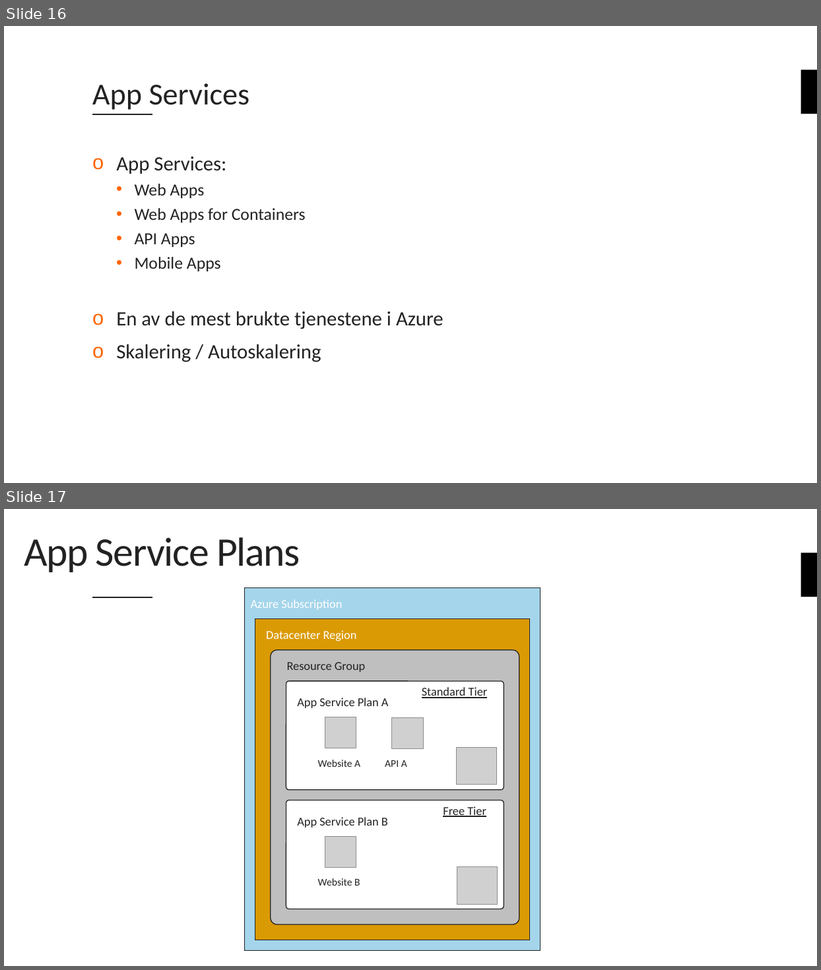
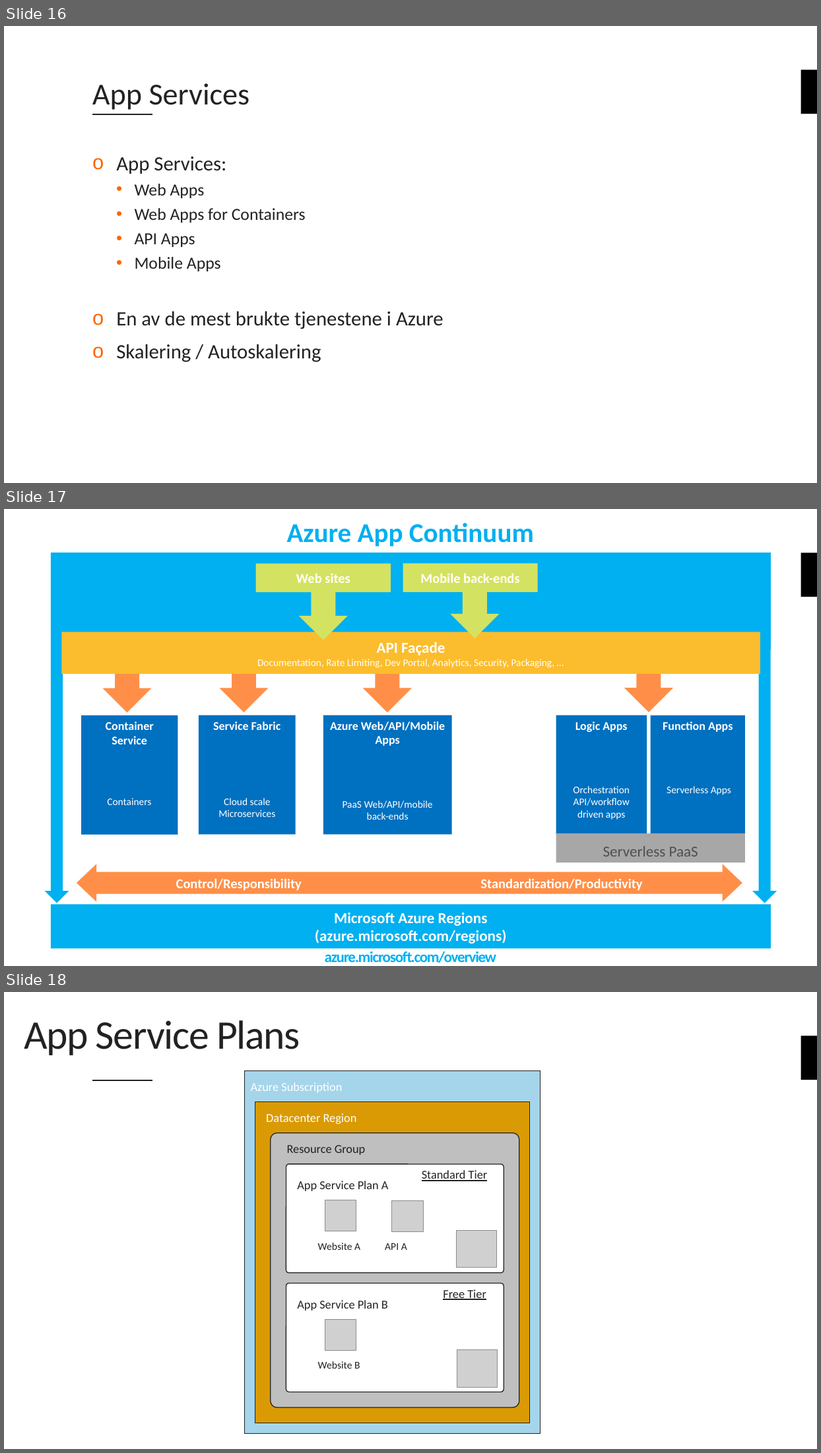
Before and after one commit to bouvet/azure-workshops, a slide deck: Workshop_1/Presentation/Azureskolen-Workshop#1.pptx. Shown one above the other, each under a label of ours: slides 16 and 17 before the commit, slides 16, 17 and 18 after it. The pictures are 821x970 and 821x1453 pixels, drawn with LibreOffice and Linux fonts; fonts in the diff are those of the drawing; grey boxes stand for pictures; background and template pictures are left out. Boxes give left, top, right and bottom in pixels: in the first picture for what was removed or moved away, otherwise in the second. Text is boxed around its words. In the diff, an @@ line names an element or a change of style, - is before the commit and + after.

```diff
--- a/Workshop_1/Presentation/Azureskolen-Workshop#1.pptx
+++ b/Workshop_1/Presentation/Azureskolen-Workshop#1.pptx
@@ slide 17 added at [4, 509, 817, 966], background #FFFFFF; not listed: 1 template element that a slide beside it also shows @@
@@ text added at [287, 523, 534, 547], 32 pt, text #00B0F0, bold @@
+Azure App Continuum
@@ rectangle added at [51, 553, 772, 650], fill #00B0F0 @@
@@ rectangle added at [256, 563, 391, 592], fill #D4E262, 16 pt, text #FFFFFF, bold @@
+Web sites
@@ rectangle added at [403, 563, 538, 592], fill #D4E262, 16 pt, text #FFFFFF, bold @@
+Mobile back-ends
@@ down arrow added at [451, 586, 499, 638], fill #D4E262 @@
@@ down arrow added at [299, 588, 348, 640], fill #D4E262 @@
@@ rectangle added at [62, 632, 761, 674], fill #FBBD2D, 12 pt, text #FFFFFF @@
+API Façade
+Documentation, Rate Limiting, Dev Portal, Analytics, Security, Packaging, …
@@ down arrow added at [45, 650, 69, 903], fill #00B0F0 @@
@@ down arrow added at [103, 661, 152, 713], fill #FF8F48 @@
@@ down arrow added at [219, 658, 268, 713], fill #FF8F48 @@
@@ down arrow added at [363, 661, 412, 713], fill #FF8F48 @@
@@ down arrow added at [624, 660, 673, 712], fill #FF8F48 @@
@@ down arrow added at [753, 650, 777, 903], fill #00B0F0 @@
@@ rectangle added at [81, 716, 178, 835], fill #0070C0, 14 pt, text #FFFFFF, bold @@
+Container Service
@@ rectangle added at [199, 715, 296, 835], fill #0070C0, 14 pt, text #FFFFFF, bold @@
+Service Fabric
@@ rectangle added at [323, 715, 452, 835], fill #0070C0, 14 pt, text #FFFFFF, bold @@
+Azure Web/API/Mobile Apps
@@ rectangle added at [556, 715, 647, 835], fill #0070C0, 14 pt, text #FFFFFF, bold @@
+Logic Apps
@@ rectangle added at [651, 716, 745, 835], fill #0070C0, 14 pt, text #FFFFFF, bold @@
+Function Apps
@@ rectangle added at [559, 749, 644, 830], fill #0070C0, 12 pt, text #FFFFFF @@
+Orchestration
+API/workflow driven apps
@@ text added at [107, 798, 151, 805], 12 pt, text #FFFFFF @@
+Containers
@@ text added at [218, 798, 275, 817], 12 pt, text #FFFFFF @@
+Cloud scale
+Microservices
@@ text added at [343, 801, 433, 820], 12 pt, text #FFFFFF @@
+PaaS Web/API/mobile back-ends
@@ text added at [667, 786, 731, 795], 12 pt, text #FFFFFF @@
+Serverless Apps
@@ rectangle added at [556, 834, 745, 863], fill #A7A7A7, 18 pt, text #505050 @@
+Serverless PaaS
@@ left right arrow added at [77, 865, 743, 902], fill #FF8F48, 16 pt, text #FFFFFF, bold @@
+Control/Responsibility Standardization/Productivity
@@ rectangle added at [51, 905, 772, 949], fill #00B0F0, 18 pt, text #FFFFFF, bold @@
+Microsoft Azure Regions
+(azure.microsoft.com/regions)
@@ text added at [325, 951, 496, 963], 18 pt, text #00B0F0, bold @@
+azure.microsoft.com/overview
@@ what was slide 17 is now slide 18 @@
```
Also in this commit, not shown: 4 slides changed, 1 other slide added, 1 slide removed.
